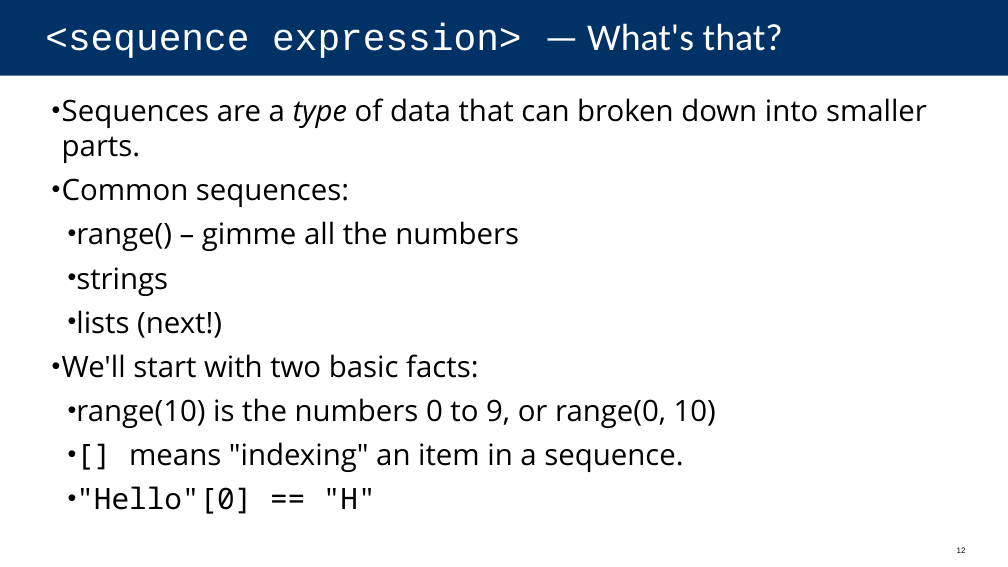
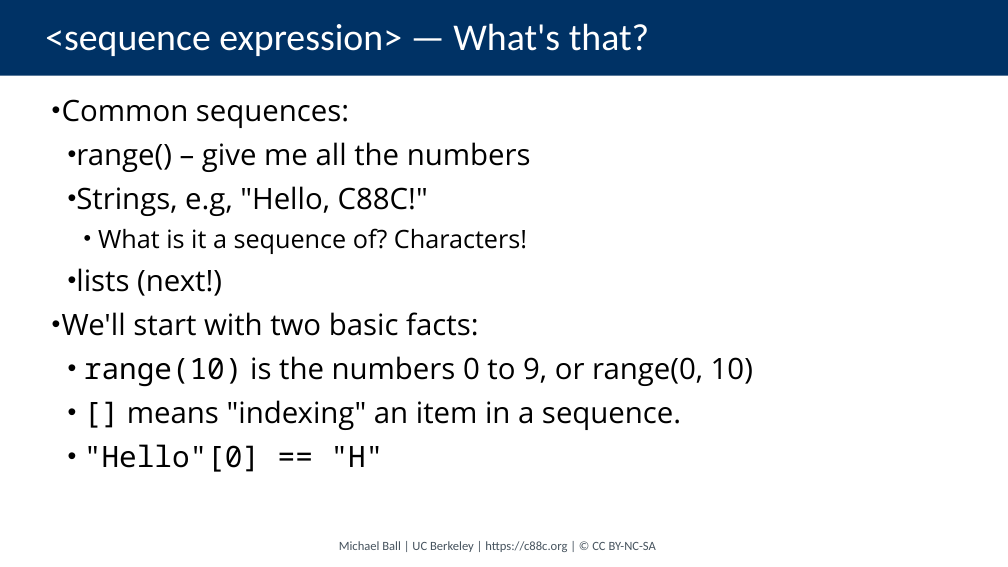
Before and after one commit to cs88-website/sp24, a slide deck: slide 26 of assets/slides/sp24/04-Sequences.pptx (slide 12 before the commit). Drawn at 1008x567 pixels with LibreOffice and Linux fonts; fonts in the diff are those of the drawing. Boxes give left, top, right and bottom in pixels: in the first picture for what was removed or moved away, otherwise in the second. Text is boxed around its words. In the diff, an @@ line names an element or a change of style, - is before the commit and + after.

```diff
--- a/assets/slides/sp24/04-Sequences.pptx
+++ b/assets/slides/sp24/04-Sequences.pptx
@@ title "<sequence expression> — What's that?" at [0, 0, 1008, 76]: font Courier New to Calibri in "<sequence expression>" @@
@@ text at [62, 98, 927, 163]: paragraph removed @@
-• Sequences are a type of data that can broken down into smaller parts.
@@ text at [76, 142, 531, 254]: text changed @@
-  • range() – gimme all the numbers
-  • strings
+  • range() – give me all the numbers
+  • Strings, e.g, "Hello, C88C!"
+    • What is it a sequence of? Characters!
@@ text at [84, 356, 753, 387]: font Open Sans to Noto Sans Mono in "range(10)" @@
@@ text added at [339, 541, 656, 552], 12 pt, text #46535E @@
+Michael Ball | UC Berkeley | https://c88c.org | © CC BY-NC-SA
@@ page number removed at [957, 547, 966, 553] @@
-12
```
Also in this commit, not shown: 17 other slides changed, 17 slides added, 2 slides removed, 41 other files.
